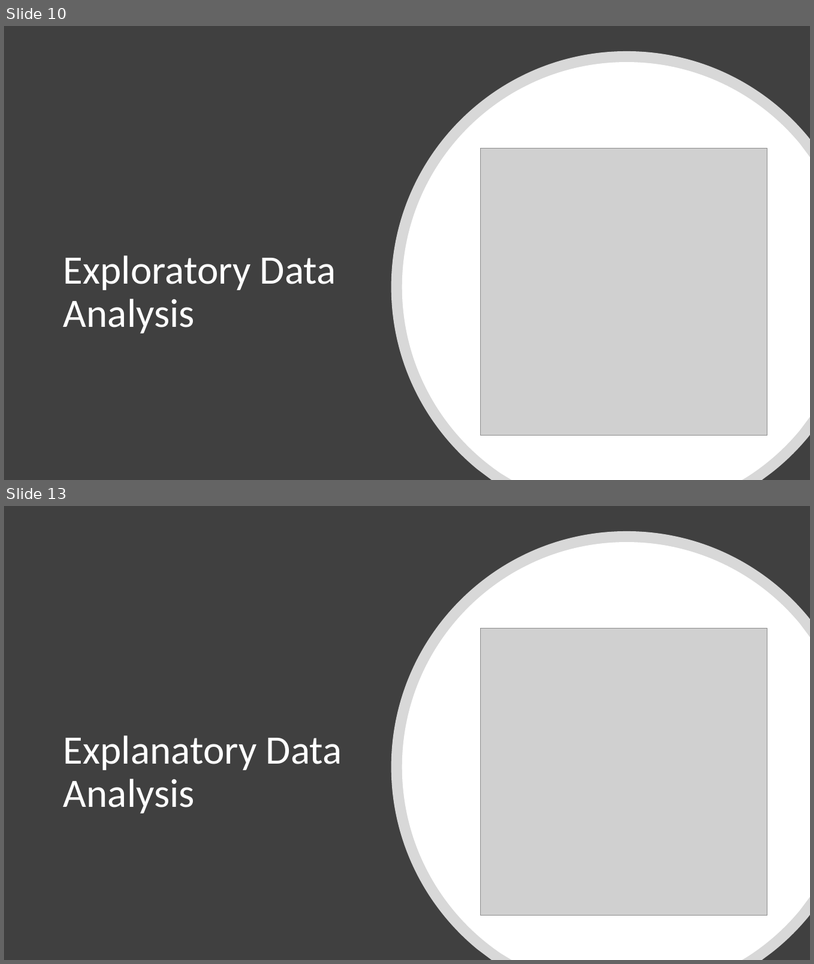
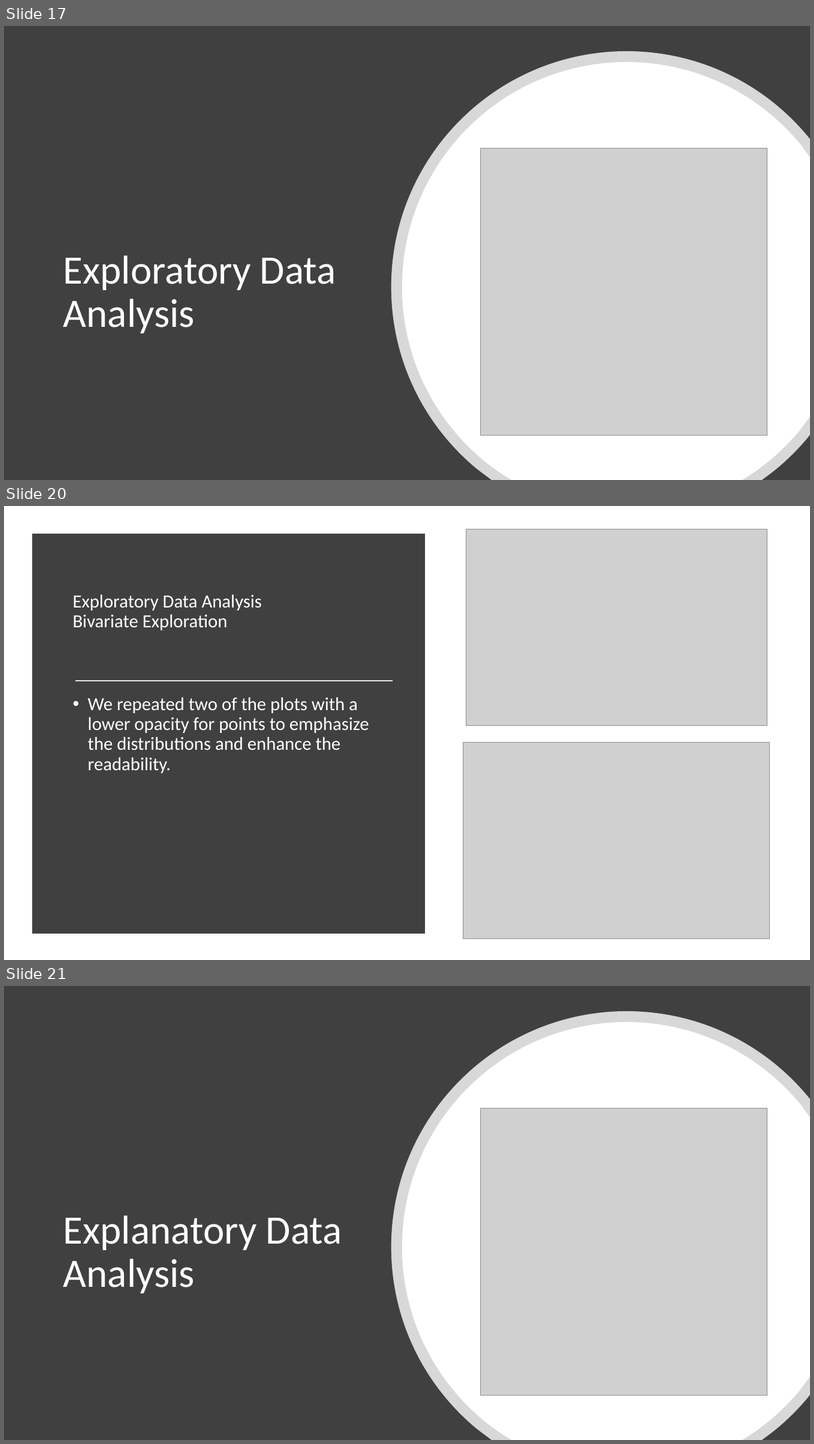
Before and after one commit to Moaaz-Mahmoud/Third-Year-Electrical-Testing-3A, a slide deck: projects-for-the-practical-exam/house-pricing/presentation.pptx. Shown one above the other, each under a label of ours: slides 10 and 13 before the commit, slides 17, 20 and 21 after it; the slides between them are not shown. The pictures are 814x964 and 814x1444 pixels, drawn with LibreOffice and Linux fonts; fonts in the diff are those of the drawing; grey boxes stand for pictures. Boxes give left, top, right and bottom in pixels: in the first picture for what was removed or moved away, otherwise in the second. Text is boxed around its words. In the diff, an @@ line names an element or a change of style, - is before the commit and + after.

```diff
--- a/projects-for-the-practical-exam/house-pricing/presentation.pptx
+++ b/projects-for-the-practical-exam/house-pricing/presentation.pptx
@@ slide 20 added at box(4, 506, 810, 960), background #FFFFFF @@
@@ rectangle added at box(36, 537, 421, 929), fill #404040, outline #404040 10 pt @@
@@ picture added at box(466, 529, 767, 726) @@
@@ title added at box(67, 576, 393, 670), 22 pt, text #FFFFFF @@
+Exploratory Data Analysis
+Bivariate Exploration
@@ line added from (75, 681) to (393, 681), #E7E6E6 1.75 pt @@
@@ text added at box(88, 697, 369, 773), 22 pt, text #FFFFFF @@
+• We repeated two of the plots with a lower opacity for points to emphasize the distributions and enhance the readability.
@@ picture added at box(463, 742, 770, 939) @@
@@ what was slide 10 is now slide 17 @@
@@ what was slide 13 is now slide 21 @@
```
Also in this commit, not shown: 6 slides changed, 9 other slides added, 2 slides removed, 32 other files.
